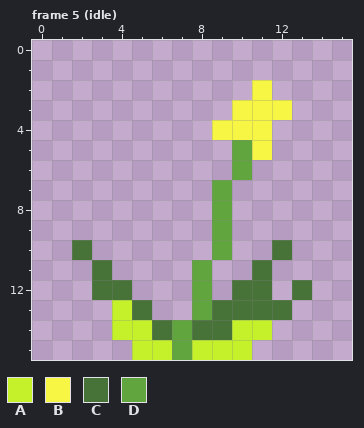
File history of a pixel-art file, res/atlas/flower.aseprite. Above, as it was before the edit.
16x16 pixels, 7 frames. Shown: frame 5 (idle). The commit also changed other frames, which this record leaves out.
Visible layers, top first: "Layer 1", "Layer 2".
Palette (. is transparent): A #c4f129  B #f8f644  C #477238  D #61a53f
Pixels before, frame 5 (idle), first column x 2:
 2 .........B..
 3 ........BBB.
 4 .......BBB..
 5 ........DB..
 6 ........D...
 7 .......D....
 8 .......D....
 9 .......D....
10 C......D..C.
11 .C....D..C..
12 .CC...D.CC.C
13 ..AC..DCCCC.
14 ..AACDCCAA..
15 ...AADAAA...
And afterwards:
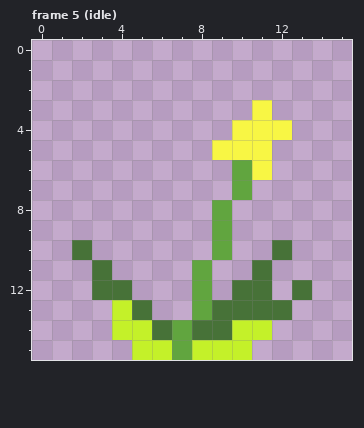
Difference:
Changed rows in their new state; - is an unchanged pixel.
Frame 5 (idle), layer "Layer 1":
first column x 9:
 2 --.-
 3 -.-.
 4 .--B
 5 BB--
 6 --B-
 7 .D--
Changed places in both pictures, as pixel boxes (x1, y1, x2, y2):
changed: (212, 80, 292, 200)
